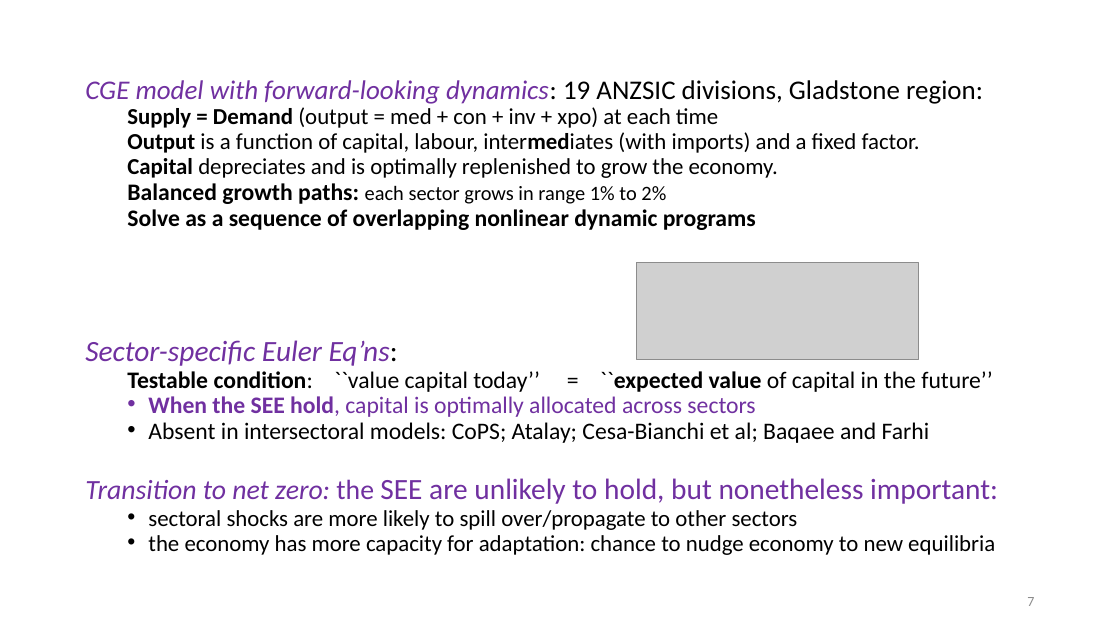
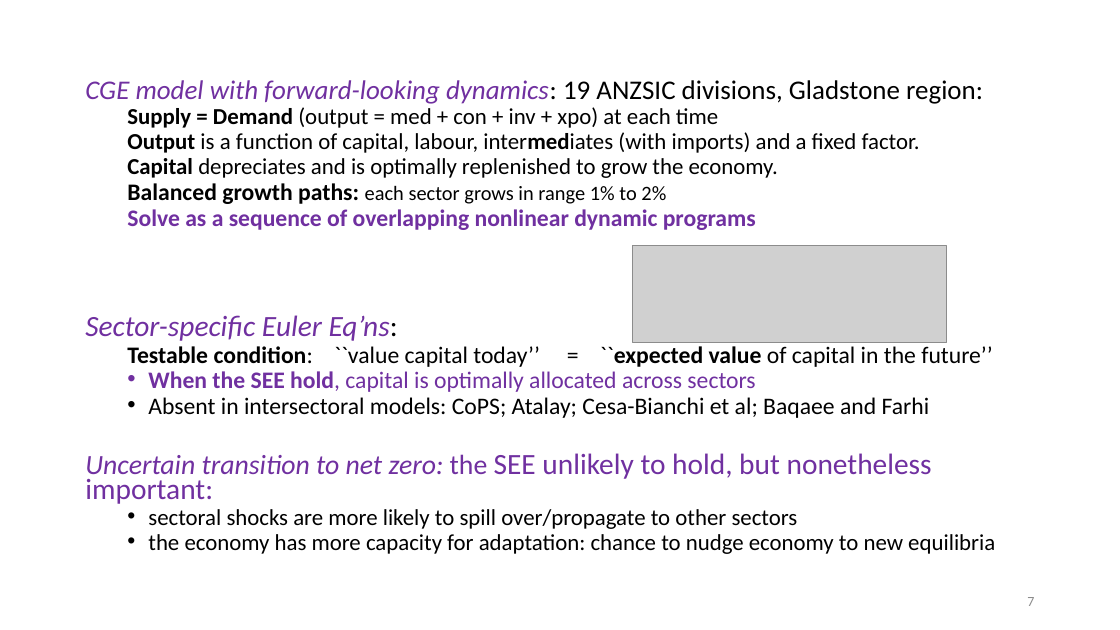
Before and after one commit to patrickocal/gladstone, a slide deck: slide 7 of powerpoint/glad-slides.pptx. Drawn at 1120x630 pixels with LibreOffice and Linux fonts; fonts in the diff are those of the drawing; grey boxes stand for pictures. Boxes give left, top, right and bottom in pixels: in the first picture for what was removed or moved away, otherwise in the second. Text is boxed around its words. In the diff, an @@ line names an element or a change of style, - is before the commit and + after.

Commit message:
slides cut back and updated

```diff
--- a/powerpoint/glad-slides.pptx
+++ b/powerpoint/glad-slides.pptx
@@ text at box(127, 209, 756, 230): text colour #000000 to #7030A0 in "Solve as a sequence of overlapping nonlinear ..." @@
@@ picture: place and size @@
-picture at box(636, 263, 918, 360)
+picture at box(633, 246, 947, 343)
@@ text at box(85, 453, 932, 504): text changed @@
-Transition to net zero: the SEE are unlikely to hold, but nonetheless important:
+Uncertain transition to net zero: the SEE unlikely to hold, but nonetheless important:
```
Also in this commit, not shown: 1 other file.
